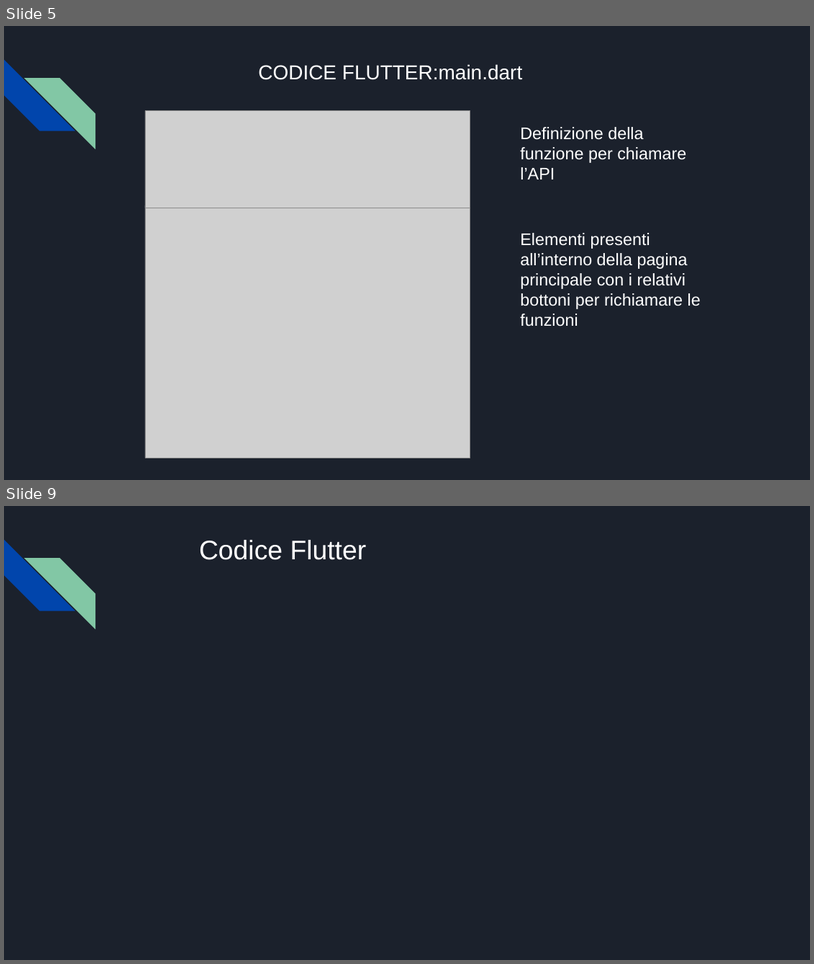
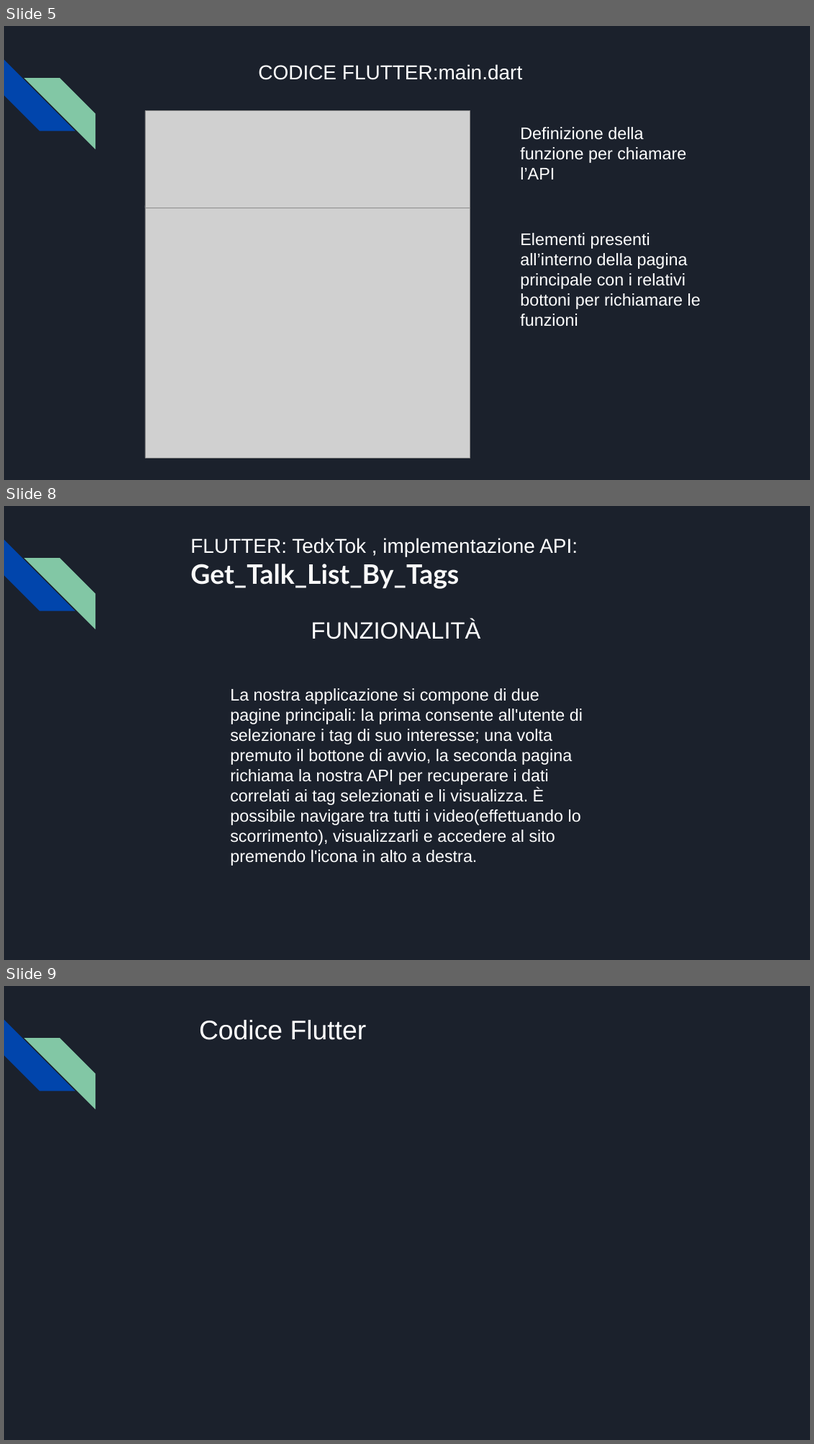
Before and after one commit to Gabriele-Mazzoleni/Progetti_Tec_Cloud_Mobile_2024, a slide deck: Parte 4/Presentazione TedxTok(parte 4).pptx. Shown one above the other, each under a label of ours: slides 5 and 9 before the commit, slides 5, 8 and 9 after it; the slides between them are not shown. The pictures are 814x964 and 814x1444 pixels, drawn with LibreOffice and Linux fonts; fonts in the diff are those of the drawing; grey boxes stand for pictures. Boxes give left, top, right and bottom in pixels: in the first picture for what was removed or moved away, otherwise in the second. Text is boxed around its words. In the diff, an @@ line names an element or a change of style, - is before the commit and + after.

```diff
--- a/Parte 4/Presentazione TedxTok(parte 4).pptx
+++ b/Parte 4/Presentazione TedxTok(parte 4).pptx
@@ slide 8 added at box(4, 506, 810, 960), background #1B212C; not listed: 2 template elements that a slide beside it also shows @@
@@ text added at box(190, 538, 578, 589), 24 pt, text #FFFFFF @@
+FLUTTER: TedxTok , implementazione API:
+Get_Talk_List_By_Tags
@@ text added at box(311, 620, 481, 639), 28 pt, text #FFFFFF @@
+FUNZIONALITÀ
@@ text added at box(230, 688, 583, 865), 20 pt, text #FFFFFF @@
+La nostra applicazione si compone di due pagine principali: la prima consente all'utente di selezionare i tag di suo interesse; una volta premuto il bottone di avvio, la seconda pagina richiama la nostra API per recuperare i dati correlati ai tag selezionati e li visualizza. È possibile navigare tra tutti i video(effettuando lo scorrimento), visualizzarli e accedere al sito premendo l'icona in alto a destra.
```
Also in this commit, not shown: 2 slides changed, 1 other slide added, 1 slide removed, 2 other files.
